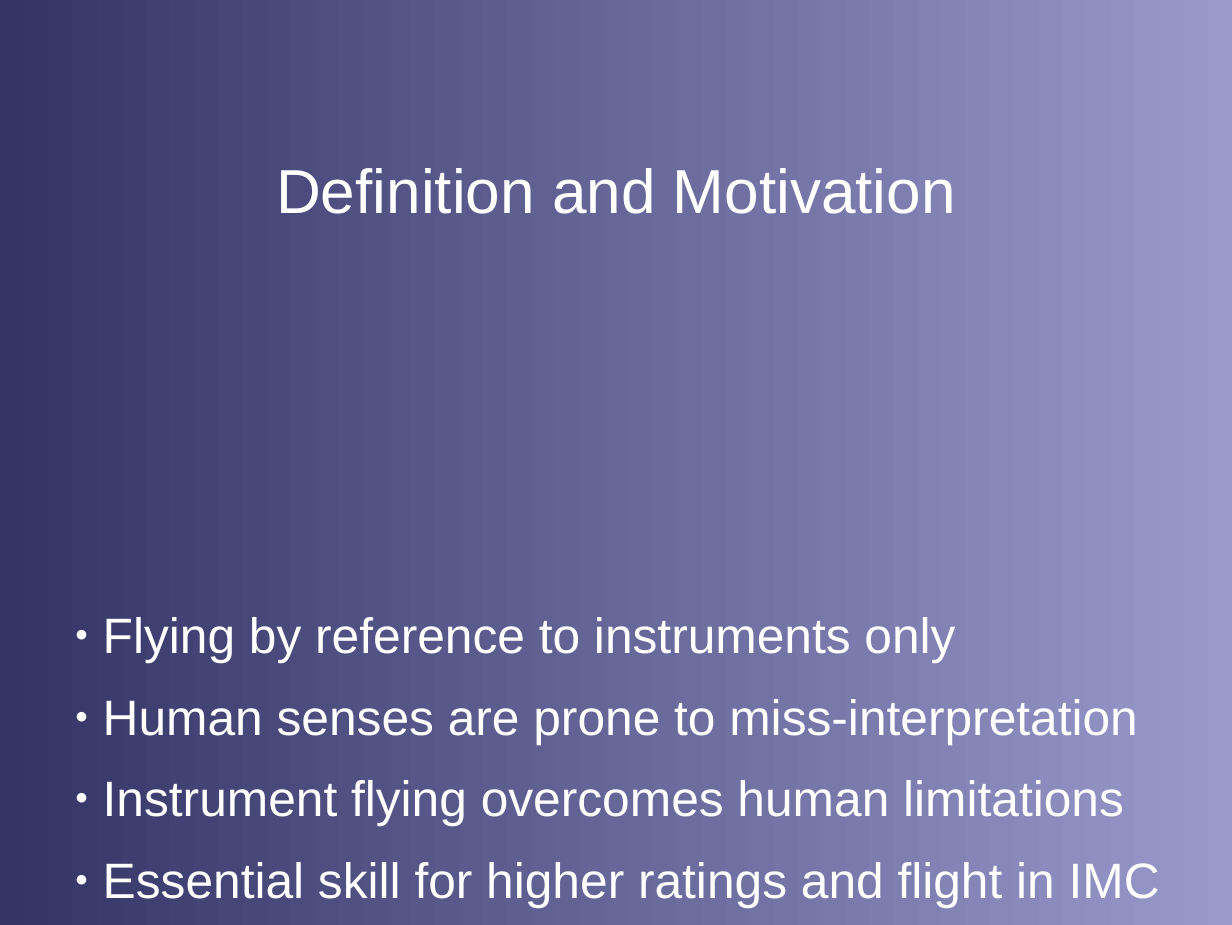
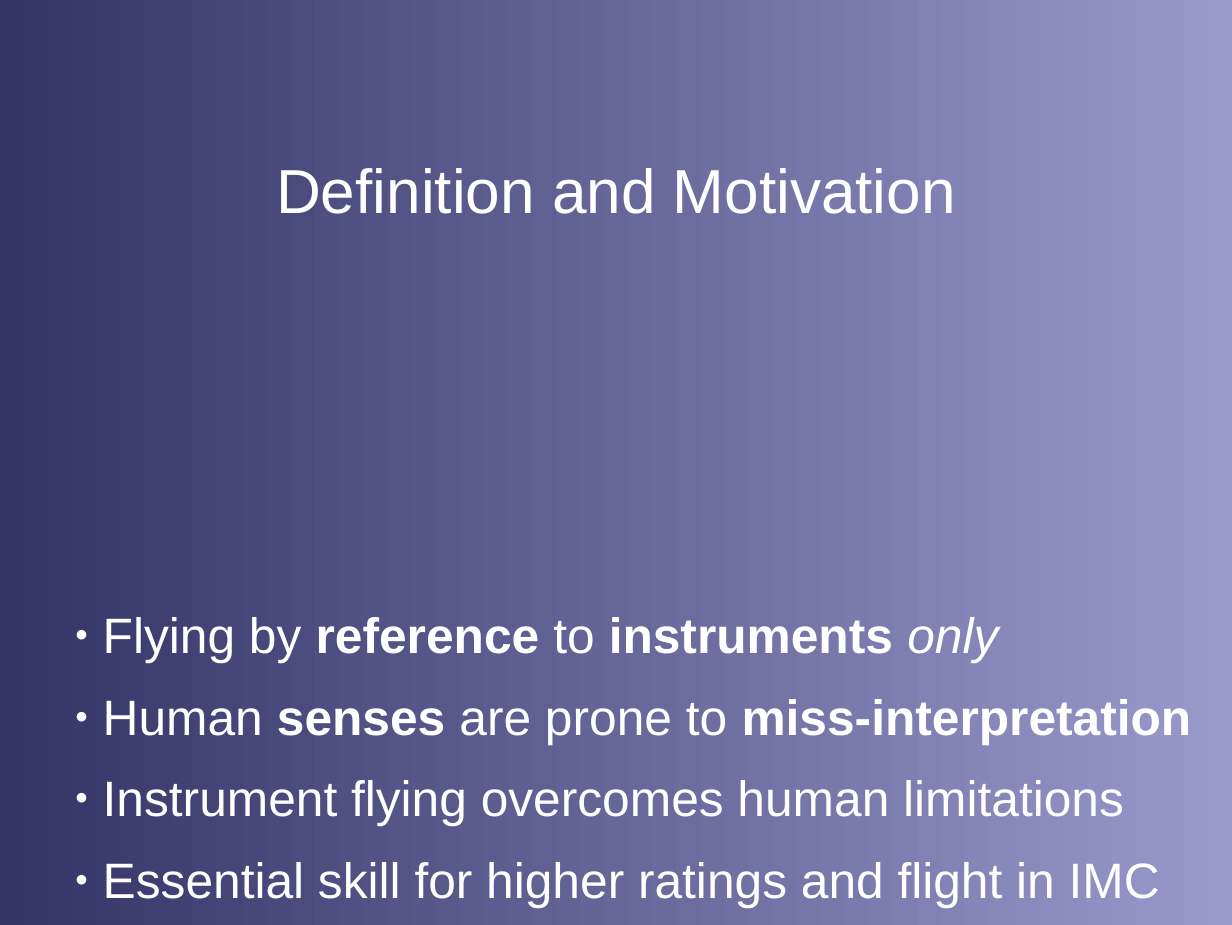
Before and after one commit to stephanheinemann/flight, a slide deck: slide 4 of FI/Instruments/Instruments.odp. Drawn at 1232x925 pixels with LibreOffice and Linux fonts; fonts in the diff are those of the drawing; background and template pictures are left out. Boxes give left, top, right and bottom in pixels: in the first picture for what was removed or moved away, otherwise in the second. Text is boxed around its words. In the diff, an @@ line names an element or a change of style, - is before the commit and + after.

Commit message:
extended instruments presentation

```diff
--- a/FI/Instruments/Instruments.odp
+++ b/FI/Instruments/Instruments.odp
@@ text at (103,617,1192,744): bold on in "reference instruments", "senses miss-interpretation"; italic on in "only" @@
```
Also in this commit, not shown: 2 other slides changed, 2 slides added, 1 slide removed, 11 other files.
